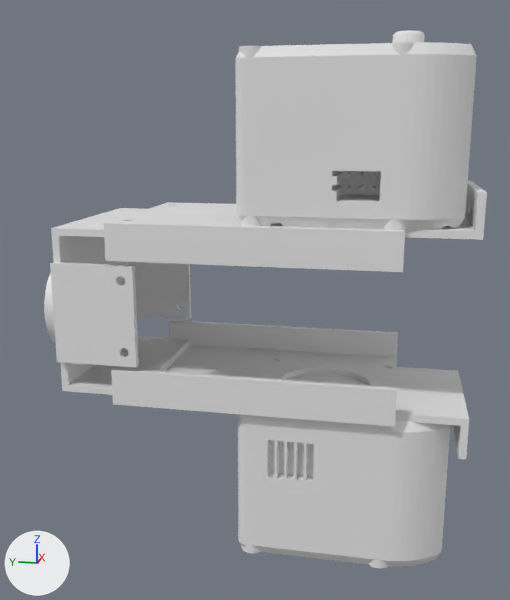
Two versions of the OBJ model melissa_mjcf/assets/c_chest.obj, one commit apart.
The view is the same before and after, from a 50 mm lens placed at (-0.1401, -0.0714, 0.0375), pointed at (0.0077, -0.0418, 0.0005). Lighting does not change. The marker at lower left points along +X, +Y and +Z. The older version comes first. Where no turn or scale is listed for an object, it has been applied to the vertices.

The scene before the commit, as lines of its bpy script (objects in view):
```python
me_visualization_toolkit_generated_sla_file = bpy.data.meshes.new('Visualization Toolkit generated SLA File')
me_visualization_toolkit_generated_sla_file.from_pydata(...)  # 14085 vertices, 28582 faces; spans x -0.01..0.0301, y -0.087..0.0, z -0.0549..0.0551
ob_visualization_toolkit_generated_sla_file = bpy.data.objects.new('Visualization Toolkit generated SLA File', me_visualization_toolkit_generated_sla_file)
ob_visualization_toolkit_generated_sla_file.location = (0.0, 0.0, 0.0)
```
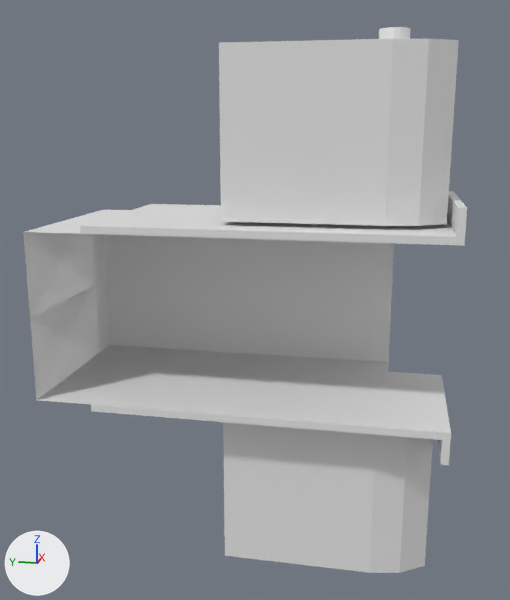
Location of each change, (x1, y1, x2, y2) in pixels of the pictures (510 x 600 px):
'Visualization Toolkit generated SLA File', reshaped: before (44, 30, 487, 569); after (23, 27, 467, 573)
part 1 of me_visualization_toolkit_generated_sla_file, rebuilt: before (238, 373, 451, 569); after (223, 422, 433, 573)
part 2 of me_visualization_toolkit_generated_sla_file, rebuilt: before (235, 30, 477, 230); after (219, 27, 459, 226)
part 3 of me_visualization_toolkit_generated_sla_file, rebuilt: before (50, 181, 487, 459); after (23, 191, 467, 465)
part 4 of me_visualization_toolkit_generated_sla_file, deleted: before (44, 273, 56, 344)

Patch to the scene script:
```diff
--- a/melissa_mjcf/assets/c_chest.obj.py
+++ b/melissa_mjcf/assets/c_chest.obj.py
@@ me_visualization_toolkit_generated_sla_file @@
 # used by ob_visualization_toolkit_generated_sla_file; location = (0.0, 0.0, 0.0)
-me_visualization_toolkit_generated_sla_file.from_pydata(...)  # 14085 vertices, 28582 faces; spans x -0.01..0.0301, y -0.087..0.0, z -0.0549..0.0551
+me_visualization_toolkit_generated_sla_file.from_pydata(...)  # 187 vertices, 364 faces; spans x -0.0143..0.0262, y -0.0831..-0.0001, z -0.0563..0.0557
+# me_visualization_toolkit_generated_sla_file part 1: the loose piece of 4735 vertices spanning x -0.0084..0.0236, y -0.084..-0.041, z -0.0549..-0.0188 is rebuilt with 59 vertices and now spans x -0.0083..0.0237, y -0.0806..-0.0383, z -0.0563..-0.0203
+# me_visualization_toolkit_generated_sla_file part 2: the loose piece of 4735 vertices spanning x -0.0084..0.0236, y -0.084..-0.041, z 0.019..0.0551 is rebuilt with 59 vertices and now spans x -0.0083..0.0237, y -0.0806..-0.0383, z 0.0197..0.0557
+# me_visualization_toolkit_generated_sla_file part 3: the loose piece of 3137 vertices spanning x -0.0099..0.0301, y -0.087..-0.003, z -0.026..0.026 is rebuilt with 69 vertices and now spans x -0.0143..0.0262, y -0.0831..-0.0001, z -0.024..0.024
+# me_visualization_toolkit_generated_sla_file part 4: the loose piece of 1478 vertices spanning x -0.01..0.01, y -0.0042..0.0, z -0.01..0.01 is deleted
```
